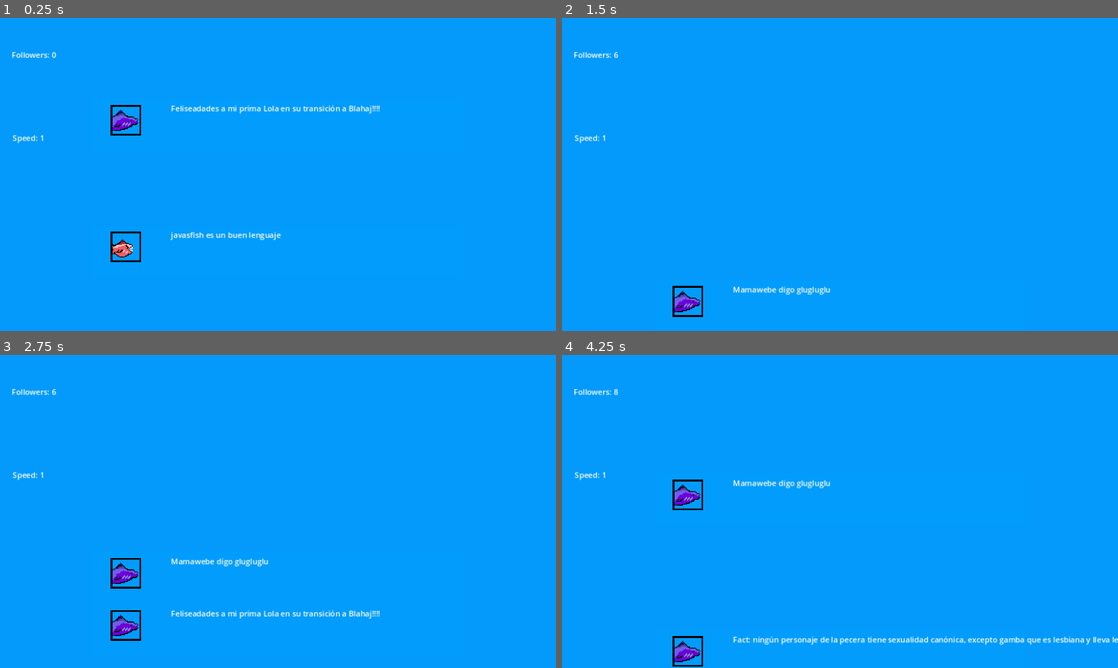
Above: before the commit, frames 1-4 (two rows, left to right).
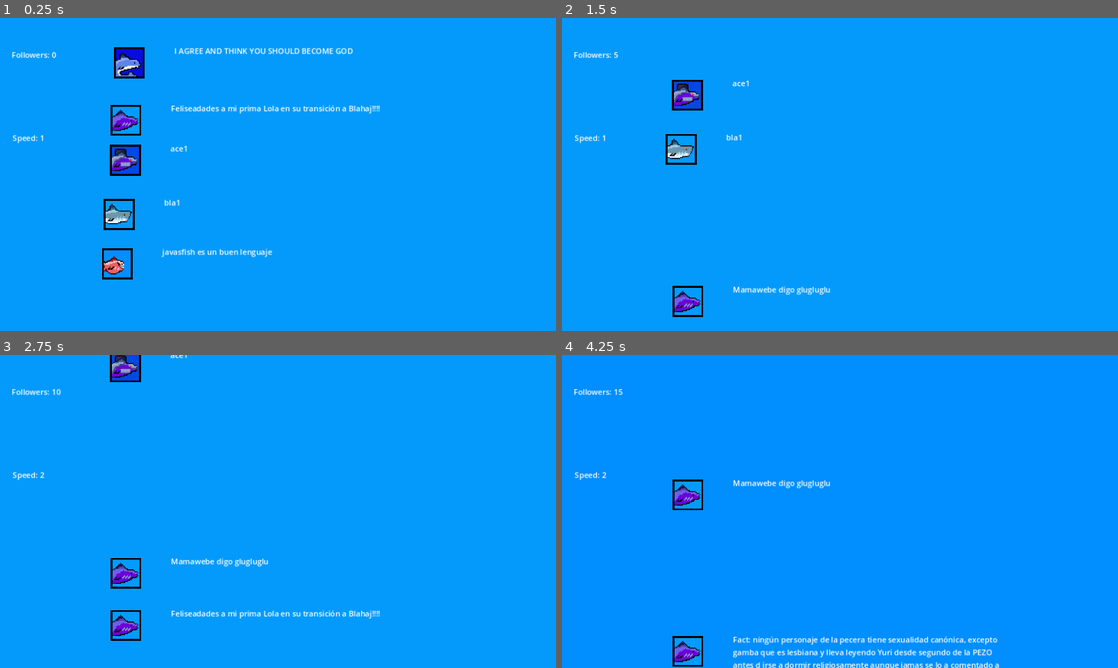
Above: after the commit, the same moments.

Repository: SuperchupuDev/fishtwt
Game: Godot game, scene res://main.tscn
Two runs of this game, one before a commit and one after it. Both use one fixed random seed, a clock stepped at 60 frames per second and the inputs below.
Inputs (mouse positions are in pixels of both pictures, inside the frame that each line leads up to):
- Up to frame 1 (0.25 s): no input
- Up to frame 2 (1.5 s): move the mouse to (840, 111) at 0.52 s; click (840, 111) at 0.67 s; move the mouse to (840, 199) at 1.27 s; click (840, 199) at 1.42 s
- Up to frame 3 (2.75 s): move the mouse to (333, 442) at 2.02 s; click (333, 442) at 2.17 s
- Up to frame 4 (4.25 s): move the mouse to (840, 630) at 2.77 s; click (840, 630) at 2.92 s; move the mouse to (840, 642) at 3.52 s; click (840, 642) at 3.67 s

The runs differ from the first frame. In frame 1, 3.0% of the frame differs, in the area x 18-64%, y 9-84%; in frame 2, 1.0%; in frame 3, 0.5%; in frame 4, 1.4%.

Commit message:
UPDATE PECES

Diff:
--- a/enemyplaceholder.gd
+++ b/enemyplaceholder.gd
@@ -3,7 +3,7 @@
 @export var type: int
 var sprite:Sprite2D
 var label:Label
-var sprites=["res://fishpfp01.png","res://baitpfp01.png","res://placeholder.png","res://dolphinpfp1.png","res://blahajpfp1.png"]
+var sprites=["res://fishpfp01.png","res://baitpfp1.png","res://botpfp1.png","res://dolphinpfp1.png","res://blahajpfp1.png"]
 var messages=[
 	["Mamawebe digo glugluglu",
 	"I love the sea :()",
--- a/enemyplaceholder.tscn
+++ b/enemyplaceholder.tscn
@@ -20,6 +20,7 @@
 shape = SubResource("RectangleShape2D_n44w5")
 
 [node name="Sprite2D" type="Sprite2D" parent="."]
+visible = false
 texture = ExtResource("2_jw40y")
 
 [node name="Sprite2D2" type="Sprite2D" parent="."]
@@ -29,9 +30,10 @@
 [node name="Label" type="Label" parent="."]
 offset_left = -222.0
 offset_top = -45.0
-offset_right = 311.0
+offset_right = 359.0
 offset_bottom = 43.0
 text = "Mamawebo digo glugluglu"
+autowrap_mode = 3
 
 [node name="VisibleOnScreenNotifier2D" type="VisibleOnScreenNotifier2D" parent="."]
 
--- a/main.tscn
+++ b/main.tscn
@@ -14,8 +14,20 @@
 [node name="Mob" parent="." instance=ExtResource("1_qtrvh")]
 position = Vector2(576, 246)
 
+[node name="Mob4" parent="." instance=ExtResource("1_qtrvh")]
+position = Vector2(583, 127)
+type = 3
+
+[node name="Mob5" parent="." instance=ExtResource("1_qtrvh")]
+position = Vector2(562, 441)
+type = 4
+
+[node name="Mob3" parent="." instance=ExtResource("1_qtrvh")]
+position = Vector2(575, 329)
+type = 2
+
 [node name="Mob2" parent="." instance=ExtResource("1_qtrvh")]
-position = Vector2(576, 508)
+position = Vector2(558, 543)
 type = 1
 
 [node name="Label" type="Label" parent="."]
Binary file changed: baitpfp1.png
Binary file added: botpfp1.png
Not shown, added: botpfp1.png.import
Binary file changed: dolphinpfp1.png
